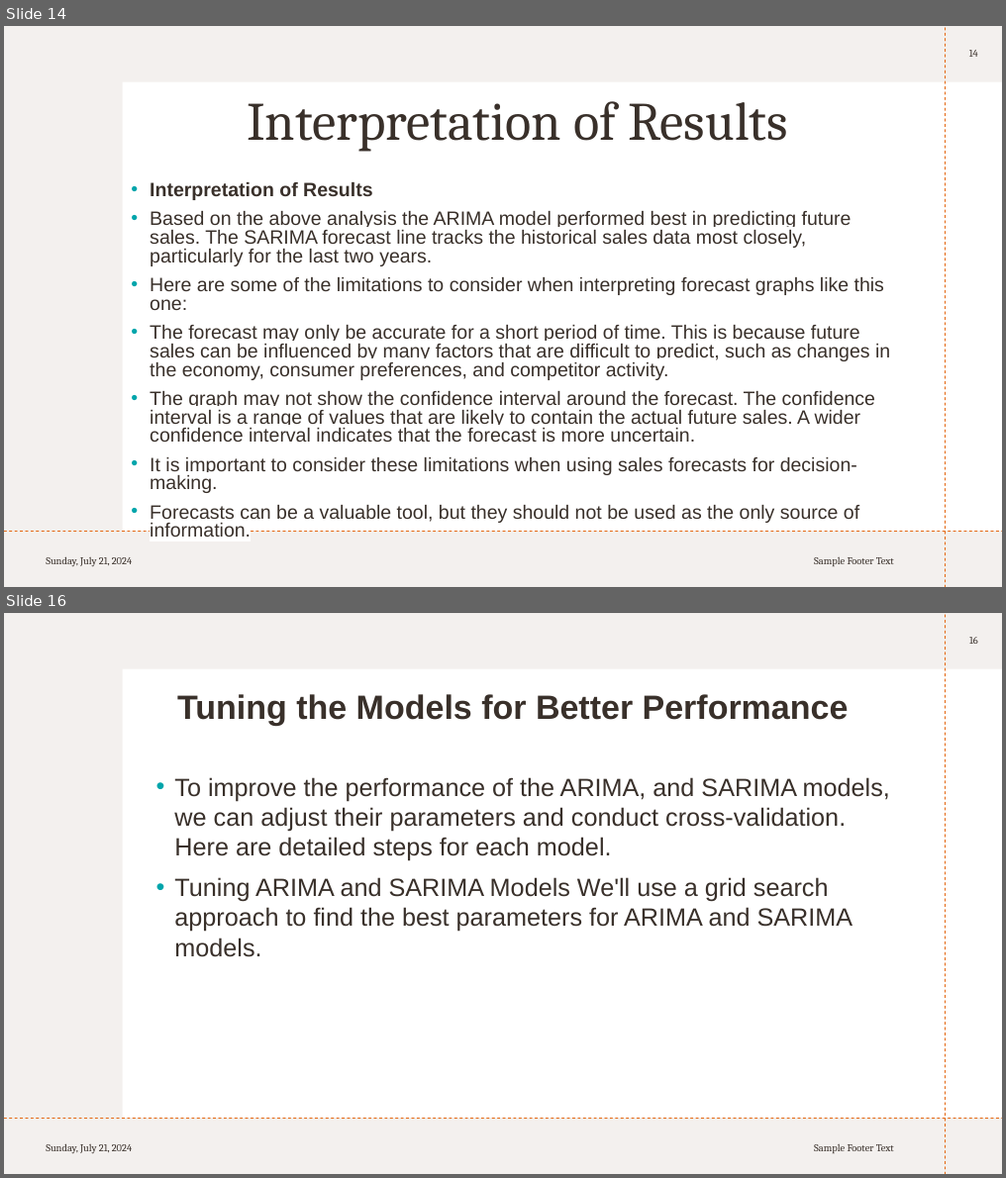
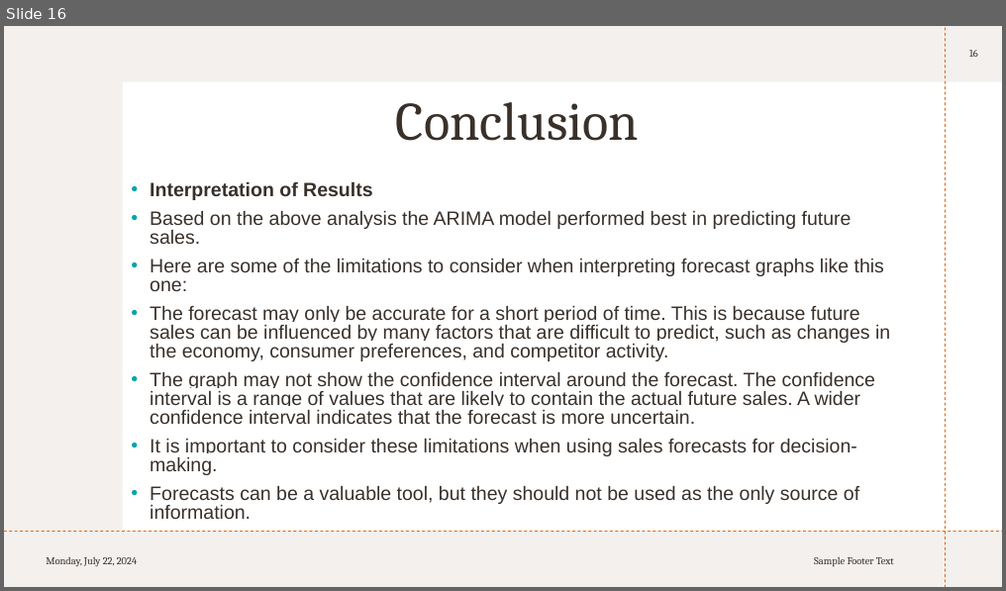
Before and after one commit to KarishmaFernandes/Forecasting-Future-Sales, a slide deck: sales Circly.pptx. Shown one above the other, each under a label of ours: slides 14 and 16 before the commit, slide 16 after it; the slides between them are not shown. The pictures are 1006x1178 and 1006x591 pixels, drawn with LibreOffice and Linux fonts; fonts in the diff are those of the drawing. Boxes give left, top, right and bottom in pixels: in the first picture for what was removed or moved away, otherwise in the second. Text is boxed around its words. In the diff, an @@ line names an element or a change of style, - is before the commit and + after.

```diff
--- a/sales Circly.pptx
+++ b/sales Circly.pptx
@@ slide 16 removed at box(4, 613, 1002, 1174), background #FFFFFF; not listed: 4 template elements that a slide beside it also shows @@
@@ page number removed at box(969, 637, 978, 644) @@
-16
@@ title removed at box(177, 694, 848, 726) @@
-Tuning the Models for Better Performance
@@ text removed at box(174, 777, 890, 958) @@
-• To improve the performance of the ARIMA, and SARIMA models, we can adjust their parameters and conduct cross-validation. Here are detailed steps for each model.
-• Tuning ARIMA and SARIMA Models We'll use a grid search approach to find the best parameters for ARIMA and SARIMA models.
@@ text removed at box(46, 1144, 132, 1155) @@
-Sunday, July 21, 2024
@@ text removed at box(814, 1145, 894, 1154) @@
-Sample Footer Text
@@ what was slide 14 is now slide 16 @@
@@ slide 16 changed as well @@
@@ page number at box(969, 50, 978, 57): text changed @@
-14
+16
@@ title at box(396, 102, 640, 141): text changed @@
-Interpretation of Results
+Conclusion
@@ text at box(150, 211, 851, 244): text changed @@
-• Based on the above analysis the ARIMA model performed best in predicting future sales. The SARIMA forecast line tracks the historical sales data most closely, particularly for the last two years.
+• Based on the above analysis the ARIMA model performed best in predicting future sales.
@@ text at box(46, 558, 137, 568): text changed @@
-Sunday, July 21, 2024
+Monday, July 22, 2024
```
Also in this commit, not shown: 10 other slides changed, 5 slides added, 5 other slides removed.
